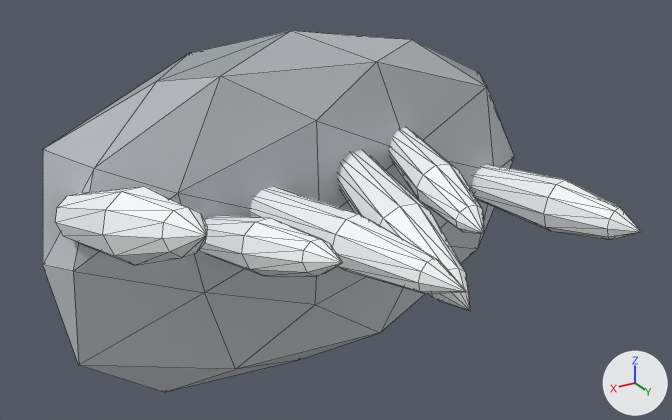
Before and after pictures for a commit that changed the OBJ model art/CrystalVein.obj.
Before and after are seen from a 50 mm camera at (2.95, 5.45, 1.25) aimed at (-0.05, 0.46, -1.25). The lights are fixed; the arrows at lower right show +X, +Y and +Z. The picture after the commit comes second. Mesh edges are drawn as thin lines. Where no turn or scale is listed for an object, it has been applied to the vertices.

Objects in the first picture: 'CrystalVein'.
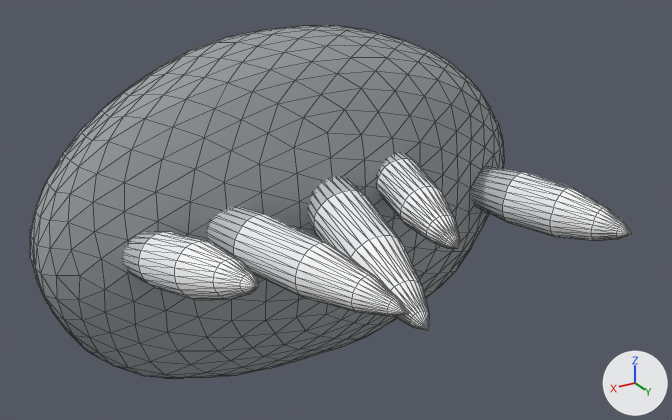
What differs and where, as boxes (x1, y1, x2, y2) in the pictures (672 x 420 px):
'CrystalVein', reshaped
    before: (43, 31, 641, 392)
    after: (30, 25, 631, 378)
part 1 of me_crystalvein, rebuilt
    before: (43, 31, 514, 392)
    after: (30, 25, 504, 378)
part 2 of me_crystalvein, rebuilt
    before: (199, 215, 343, 277)
    after: (208, 207, 408, 316)
part 3 of me_crystalvein, rebuilt
    before: (250, 187, 466, 294)
    after: (308, 177, 429, 330)
part 4 of me_crystalvein, rebuilt
    before: (389, 128, 484, 234)
    after: (377, 153, 460, 248)
part 5 of me_crystalvein, rebuilt
    before: (472, 164, 641, 240)
    after: (473, 166, 631, 241)
part 6 of me_crystalvein, added
    after: (123, 231, 258, 300)
part 7 of me_crystalvein, deleted
    before: (337, 149, 470, 310)
part 8 of me_crystalvein, deleted
    before: (55, 186, 207, 265)

Patch to the scene script:
```diff
--- a/art/CrystalVein.obj.py
+++ b/art/CrystalVein.obj.py
@@ me_crystalvein @@
 # used by ob_crystalvein; location = (0.0, 0.0, 0.0)
-me_crystalvein.from_pydata(...)  # 228 vertices, 380 faces; spans x -2.08..1.82, y -0.41..1.82, z -2.7..-0.11
+me_crystalvein.from_pydata(...)  # 1247 vertices, 2360 faces; spans x -1.98..1.87, y -0.69..1.82, z -2.68..-0.1
+# me_crystalvein part 1: the loose piece of 42 vertices spanning x -2.08..1.82, y -0.41..0.31, z -2.7..-0.11 is rebuilt with 642 vertices and now spans x -1.98..1.87, y -0.69..0.51, z -2.68..-0.1, in mat_shade21 (grey #9ba0a4)
+# me_crystalvein part 2: the loose piece of 31 vertices spanning x 0.53..0.91, y 0.02..1.66, z -1.49..-0.92 is rebuilt with 121 vertices and now spans x 0.29..0.97, y -0.03..1.82, z -1.43..-1.05
+# me_crystalvein part 3: the loose piece of 31 vertices spanning x -0.12..0.56, y 0.02..1.82, z -1.4..-1.05 is rebuilt with 121 vertices and now spans x -0.2..0.26, y -0.03..1.77, z -1.53..-0.94
+# me_crystalvein part 4: the loose piece of 31 vertices spanning x -0.91..-0.52, y 0.03..1.34, z -1.27..-0.86 is rebuilt with 121 vertices and now spans x -0.72..-0.31, y -0.02..1.34, z -1.33..-0.9
+# me_crystalvein part 5: the loose piece of 31 vertices spanning x -2.03..-1.44, y 0.01..1.43, z -1.67..-1.28 is rebuilt with 121 vertices and now spans x -1.93..-1.32, y -0.03..1.43, z -1.66..-1.26
+# me_crystalvein part 6: a new loose piece of 121 vertices spanning x 1.02..1.41, y -0.03..1.66, z -1.52..-0.93
+# me_crystalvein part 7
+# 31 vertices are removed from x -0.5..-0.05, y 0.02..1.77, z -1.49..-0.91
+# 50 faces are deleted
+# me_crystalvein part 8
+# 31 vertices are removed from x 1.24..1.73, y 0.01..1.54, z -1.23..-0.61
+# 50 faces are deleted
 me_crystalvein.materials.append(mat_shade21)
```
